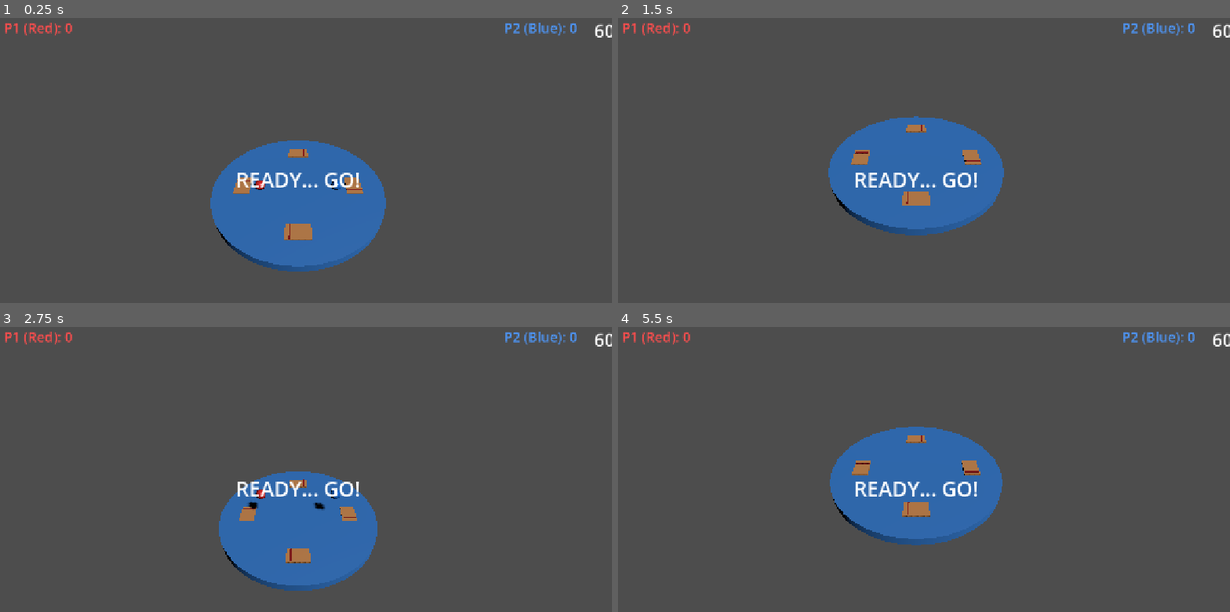
Above: before the commit, frames 1-4 (two rows, left to right).
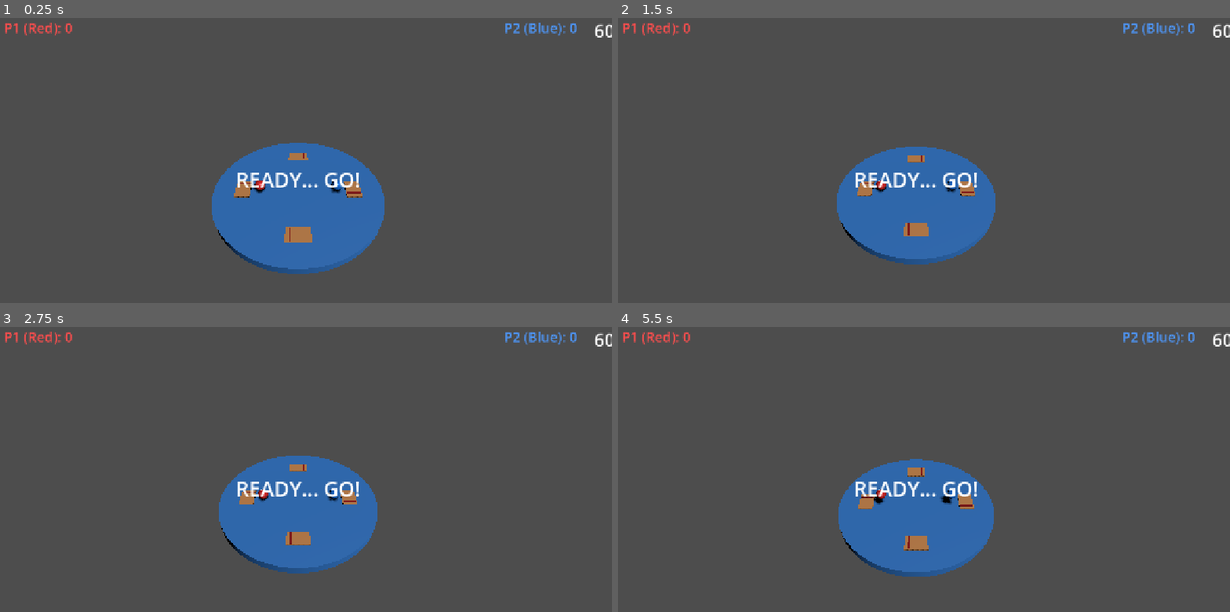
Above: after the commit, the same moments.

Repository: RobinNunkesser/gd-godot-roll-and-rumble
Game: Godot game, scene res://scenes/main.tscn
Two runs of this game, one before a commit and one after it. Both use one fixed random seed, a clock stepped at 60 frames per second and the inputs below.
Inputs:
- Up to frame 1 (0.25 s): no input
- Up to frame 2 (1.5 s): no input
- Up to frame 3 (2.75 s): tap Enter at 2 s
- Up to frame 4 (5.5 s): tap R (restart) at 4.15 s

The runs differ from the first frame. In frame 1, 1.1% of the frame differs, in the area x 34-64%, y 42-90%; in frame 2, 6.7%; in frame 3, 4.3%; in frame 4, 7.1%, in the area x 34-63%, y 34-88%.

Commit message:
fix(physics): add CollisionShape3D to PlayerBall and align arena surface at Y=0

Diff:
--- a/scenes/main.gd
+++ b/scenes/main.gd
@@ -41,6 +41,12 @@
 	# 2. Arena-Plattform (Cylinder)
 	var arena_body = StaticBody3D.new()
 	arena_body.name = "ArenaPlatform"
+	arena_body.position = Vector3(0, -RollConfig.ARENA_HEIGHT * 0.5, 0)
+
+	var arena_phys = PhysicsMaterial.new()
+	arena_phys.friction = RollConfig.ARENA_FRICTION
+	arena_phys.bounce = 0.3
+	arena_body.physics_material_override = arena_phys
 
 	var col = CollisionShape3D.new()
 	var cyl_shape = CylinderShape3D.new()
@@ -70,7 +76,7 @@
 		var trap = MousetrapHazard.new()
 		trap.name = "Mousetrap_%d" % i
 		var dist = RollConfig.ARENA_RADIUS * 0.65
-		trap.position = Vector3(cos(angle) * dist, RollConfig.ARENA_HEIGHT * 0.5 + 0.1, sin(angle) * dist)
+		trap.position = Vector3(cos(angle) * dist, 0.075, sin(angle) * dist)
 		trap.rotation.y = -angle
 		add_child(trap)
 
@@ -79,7 +85,7 @@
 	player1.name = "Player1_Red"
 	player1.player_id = 1
 	player1.ball_color = Color(0.95, 0.2, 0.2)
-	player1.position = Vector3(-4.5, 1.0, 0.0)
+	player1.position = Vector3(-4.5, RollConfig.BALL_RADIUS + 0.1, 0.0)
 	player1.fell_off.connect(_on_player_fell_off)
 	add_child(player1)
 
@@ -87,7 +93,7 @@
 	player2.name = "Player2_Blue"
 	player2.player_id = 2
 	player2.ball_color = Color(0.15, 0.5, 0.95)
-	player2.position = Vector3(4.5, 1.0, 0.0)
+	player2.position = Vector3(4.5, RollConfig.BALL_RADIUS + 0.1, 0.0)
 	player2.fell_off.connect(_on_player_fell_off)
 	add_child(player2)
 
@@ -152,8 +158,8 @@
 		restart_game()
 
 func restart_game() -> void:
-	player1.respawn(Vector3(-4.5, 1.0, 0.0))
-	player2.respawn(Vector3(4.5, 1.0, 0.0))
+	player1.respawn(Vector3(-4.5, RollConfig.BALL_RADIUS + 0.1, 0.0))
+	player2.respawn(Vector3(4.5, RollConfig.BALL_RADIUS + 0.1, 0.0))
 	state_manager.reset_match()
 
 func _on_player_fell_off(victim_id: int, kicker_id: int) -> void:
--- a/scripts/player_ball.gd
+++ b/scripts/player_ball.gd
@@ -15,12 +15,16 @@
 
 var _mesh_instance: MeshInstance3D
 var _eyes_pivot: Node3D
+var _pending_teleport: bool = false
+var _teleport_target: Vector3 = Vector3.ZERO
 
 signal fell_off(player_id: int, last_hitter_id: int)
 
 func _ready() -> void:
 	initial_spawn_point = global_position if is_inside_tree() else position
 	mass = RollConfig.BALL_MASS
+	linear_damp = 1.0
+	angular_damp = 1.0
 
 	# Physik-Material einrichten
 	var phys_mat = PhysicsMaterial.new()
@@ -33,7 +37,24 @@
 	if not body_entered.is_connected(_on_body_entered):
 		body_entered.connect(_on_body_entered)
 
+	_setup_collision()
 	_setup_visuals()
+
+func _setup_collision() -> void:
+	if not has_node("CollisionShape3D"):
+		var col = CollisionShape3D.new()
+		col.name = "CollisionShape3D"
+		var sphere_shape = SphereShape3D.new()
+		sphere_shape.radius = RollConfig.BALL_RADIUS
+		col.shape = sphere_shape
+		add_child(col)
+
+func _integrate_forces(state: PhysicsDirectBodyState3D) -> void:
+	if _pending_teleport:
+		state.transform.origin = _teleport_target
+		state.linear_velocity = Vector3.ZERO
+		state.angular_velocity = Vector3.ZERO
+		_pending_teleport = false
 
 func _setup_visuals() -> void:
 	# Prüfen, ob bereits Visuals da sind (z. B. aus Szene)
@@ -153,10 +174,12 @@
 		respawn_timer = RollConfig.RESPAWN_DELAY_SECONDS
 
 func respawn(pos: Vector3 = initial_spawn_point) -> void:
+	_teleport_target = pos + Vector3(0, 2.0, 0)
 	if is_inside_tree():
-		global_position = pos + Vector3(0, 3.0, 0) # Fall von oben
+		_pending_teleport = true
+		global_position = _teleport_target
 	else:
-		position = pos + Vector3(0, 3.0, 0)
+		position = _teleport_target
 	linear_velocity = Vector3.ZERO
 	angular_velocity = Vector3.ZERO
 	is_active = true
--- a/test_gameplay.gd
+++ b/test_gameplay.gd
@@ -71,6 +71,10 @@
 
 	assert(ball.mass == RollConfig.BALL_MASS, "Ball mass mismatch")
 	assert(ball.is_active, "Ball should be active initially")
+	assert(ball.has_node("CollisionShape3D"), "PlayerBall MUST have a CollisionShape3D")
+	var col = ball.get_node("CollisionShape3D") as CollisionShape3D
+	assert(col != null and col.shape is SphereShape3D, "Collision shape must be SphereShape3D")
+	assert(is_equal_approx(col.shape.radius, RollConfig.BALL_RADIUS), "Collision shape radius mismatch")
 
 	# Boost testen
 	ball.trigger_boost(Vector2(1.0, 0.0))
